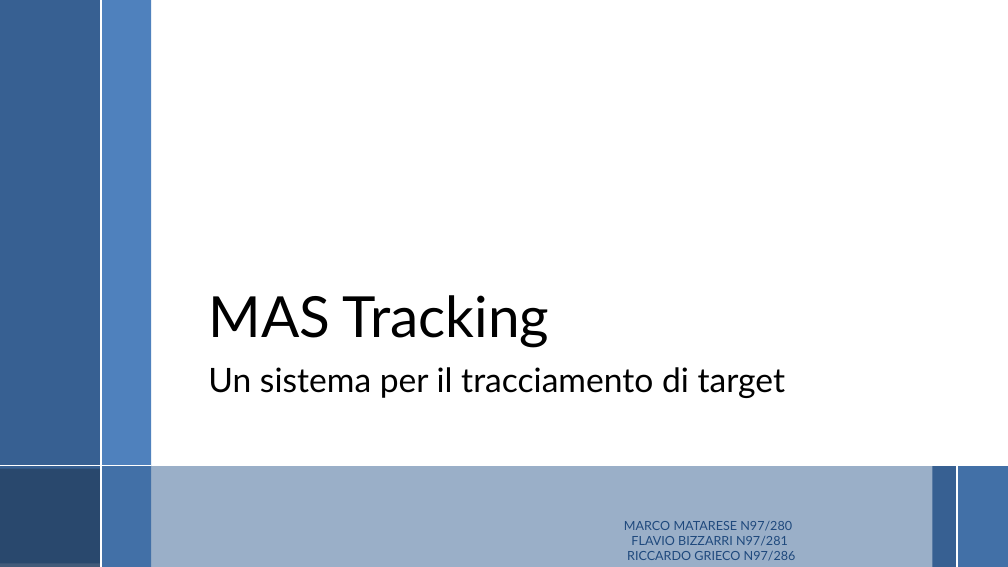
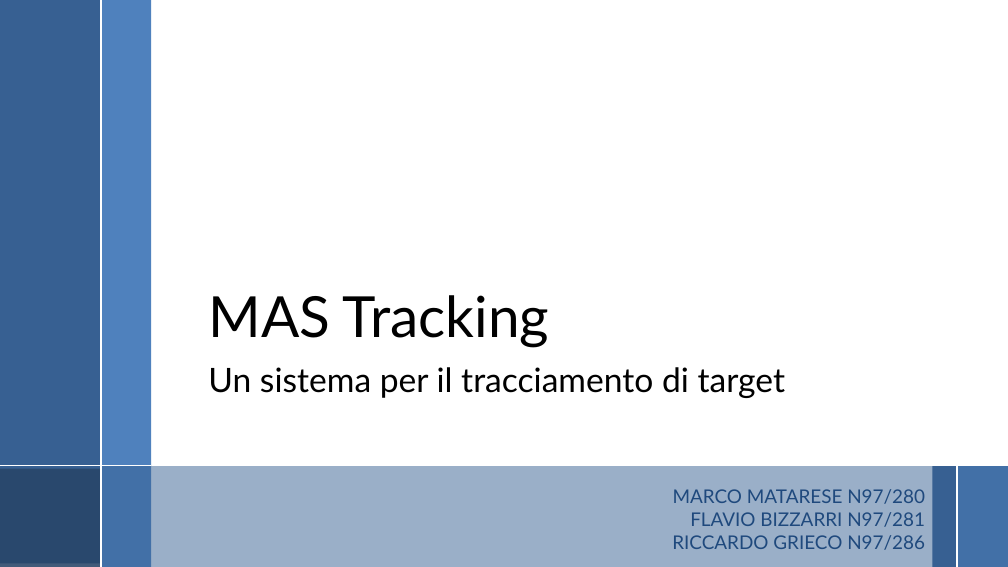
Before and after one commit to RiccardoGrieco/masTracking, a slide deck: slide 1 of Presentazione MAS/Presentazione MAS.pptx. Drawn at 1008x567 pixels with LibreOffice and Linux fonts; fonts in the diff are those of the drawing; background and template pictures are left out. Boxes give left, top, right and bottom in pixels: in the first picture for what was removed or moved away, otherwise in the second. Text is boxed around its words. In the diff, an @@ line names an element or a change of style, - is before the commit and + after.

```diff
--- a/Presentazione MAS/Presentazione MAS.pptx
+++ b/Presentazione MAS/Presentazione MAS.pptx
@@ text "MARCO MATARESE N97/280 FLAVIO BIZZARRI ..." moved from (x1=624, y1=521, x2=796, y2=561) to (x1=672, y1=489, x2=925, y2=550) @@
@@ text "MARCO MATARESE N97/280 FLAVIO BIZZARRI ..." at (x1=672, y1=489, x2=925, y2=550): size 12 to 18 pt; alignment centre to right @@
```
Also in this commit, not shown: 6 other slides changed, 3 slides added.
